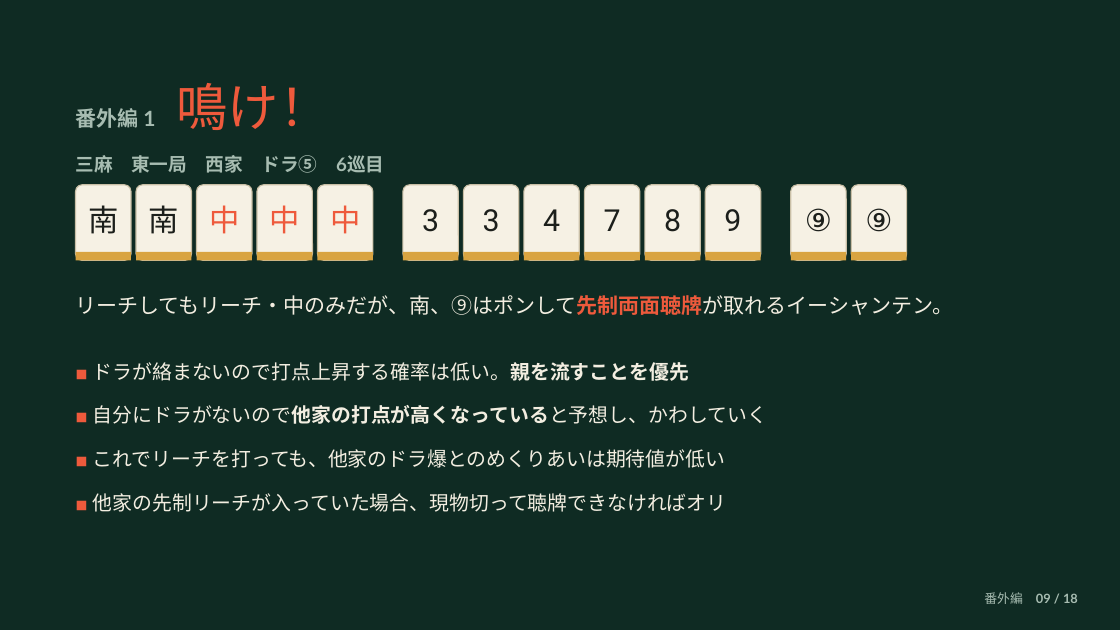
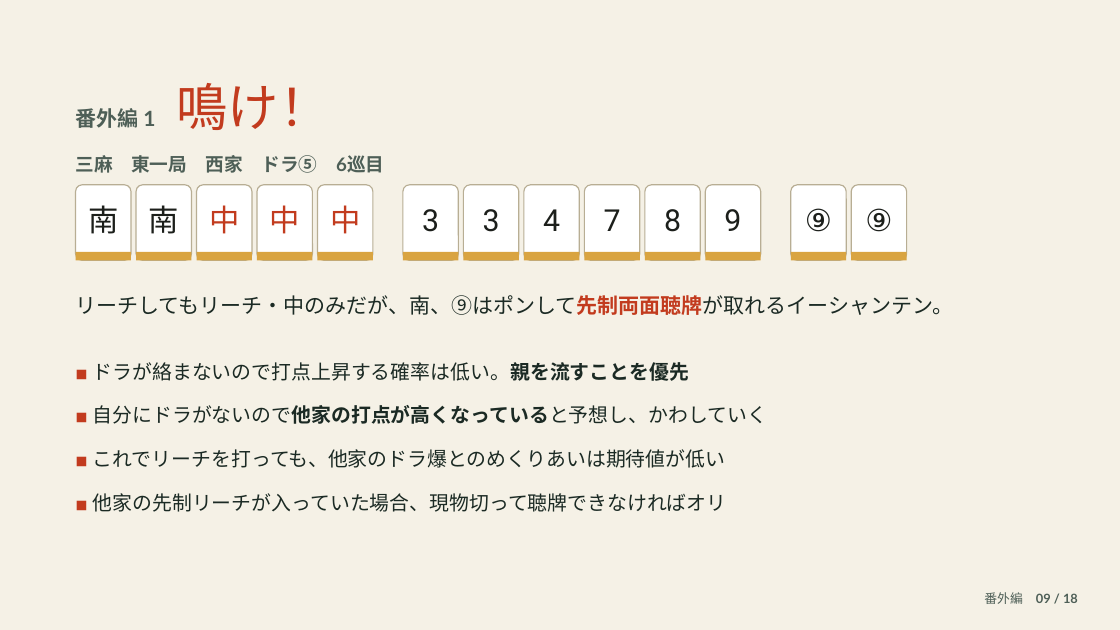
Before and after one commit to subsidy-grant/koban-roadmap, a slide deck: slide 9 of mahjong-slides/博太の麻雀再生工場2_副露編.pptx. Drawn at 1120x630 pixels with LibreOffice and Linux fonts; fonts in the diff are those of the drawing. Boxes give left, top, right and bottom in pixels: in the first picture for what was removed or moved away, otherwise in the second. Text is boxed around its words. In the diff, an @@ line names an element or a change of style, - is before the commit and + after.

```diff
--- a/mahjong-slides/博太の麻雀再生工場2_副露編.pptx
+++ b/mahjong-slides/博太の麻雀再生工場2_副露編.pptx
@@ background #0F2B23 to #F5F1E6 @@
@@ text "番外編 1 鳴け！" at [76, 83, 331, 130]: text colour #A7BCB1 to #4E5F57 in "番外編 1"; text colour #EE5A3C to #C23B1E in "鳴け！" @@
@@ text "三麻 東一局 西家 ドラ⑤ 6巡目" at [76, 155, 384, 173]: text colour #A7BCB1 to #4E5F57 @@
@@ text colour #EE5A3C to #C23B1E in 3 elements at [209, 205, 239, 234], [270, 205, 300, 234], [330, 205, 360, 234] @@
@@ fill #F6F1E4 to #FFFFFF; outline #C9BFA6 1 pt to #B8AE94 1 pt in 13 elements at [76, 185, 131, 260], [136, 185, 192, 260], [197, 185, 252, 260], [257, 185, 313, 260], [318, 185, 373, 260], [403, 185, 459, 260], [464, 185, 519, 260], [524, 185, 580, 260], [585, 185, 640, 260], [645, 185, 701, 260], [706, 185, 761, 260], [791, 185, 846, 260], [851, 185, 907, 260] @@
@@ text "リーチしてもリーチ・中のみだが、南、⑨はポンして先制両面聴牌が取れるイーシャンテン。" at [76, 295, 954, 315]: text colour #F3EEE1 to #1B2A24, text colour #EE5A3C to #C23B1E in "リーチしてもリーチ・中のみだが、南、⑨はポンして先制両面聴牌が取れるイーシャンテン。" @@
@@ text "■ ドラが絡まないので打点上昇する確率は低い。親を流すことを優先" at [93, 362, 767, 512]: text colour #EE5A3C to #C23B1E in "■", "■", "■", "■"; text colour #F3EEE1 to #1B2A24 @@
@@ text "番外編 09 / 18" at [984, 592, 1078, 604]: text colour #A7BCB1 to #4E5F57 @@
```
Also in this commit, not shown: 17 other slides changed, 3 other files.
